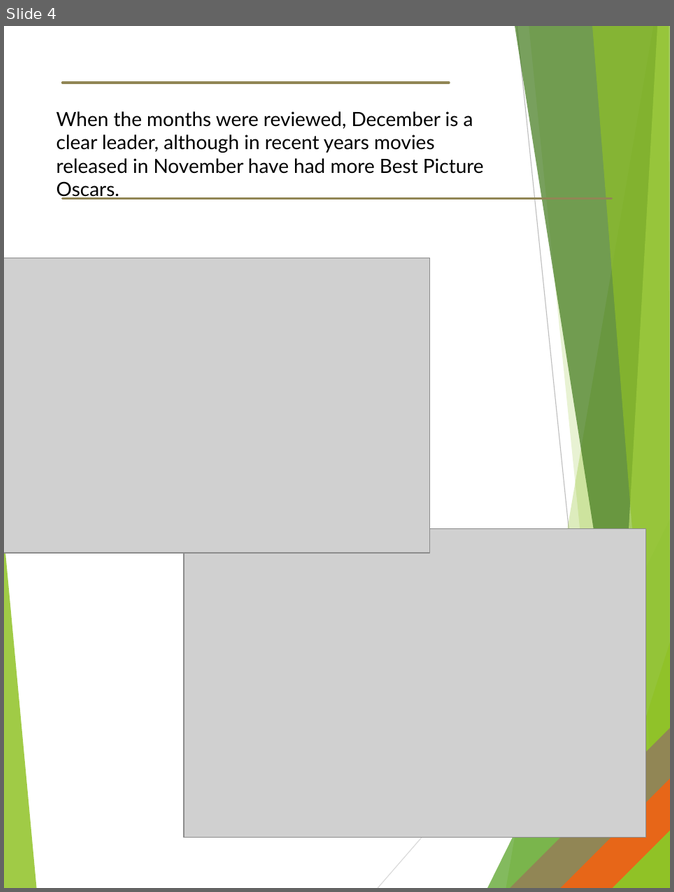
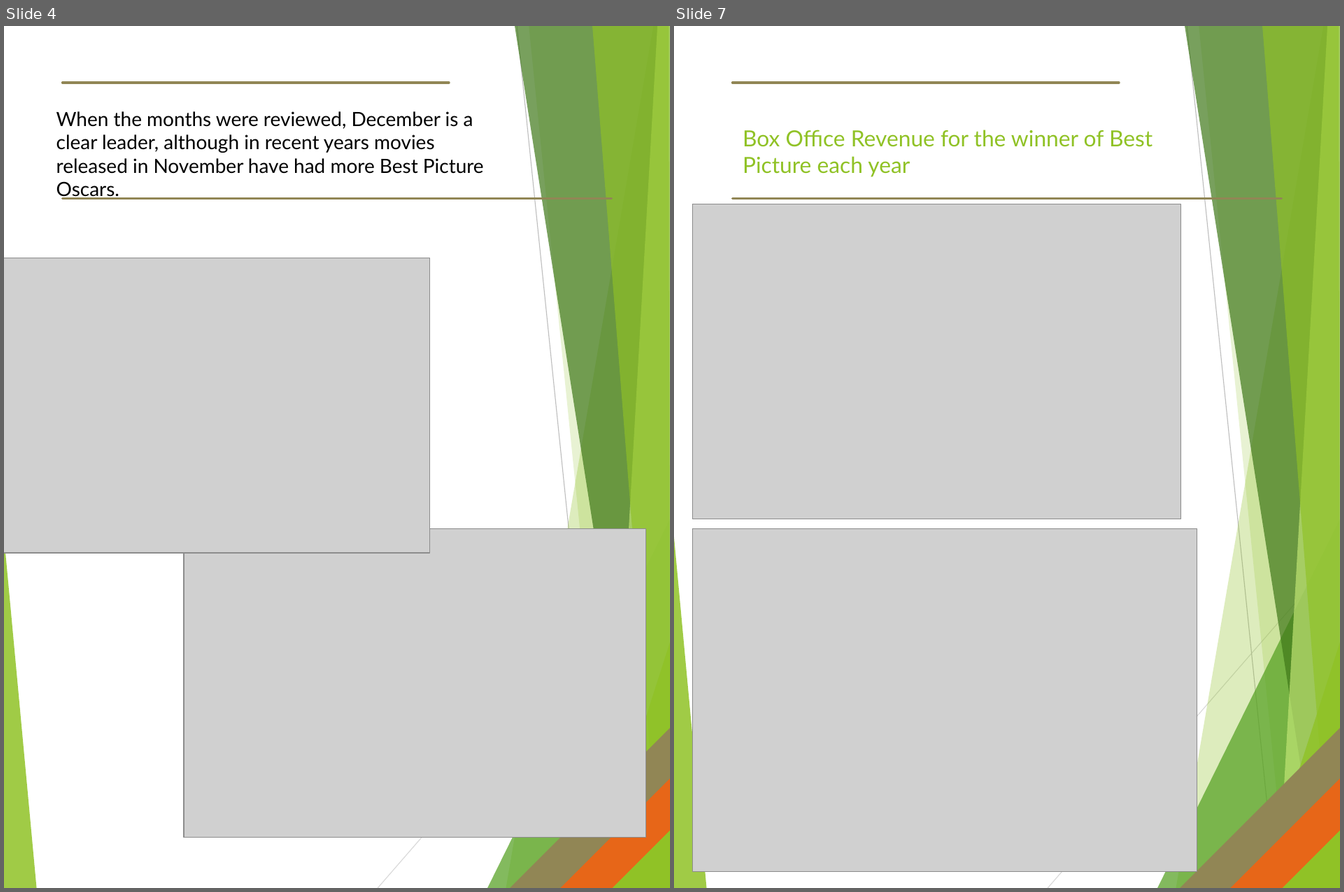
Before and after one commit to newton1021/project1, a slide deck: ANALYZING THE OSCARS.pptx. Shown side by side, each under a label of ours: slide 4 before the commit, slides 4 and 7 after it; the slides between them are not shown. The pictures are 674x892 and 1344x892 pixels, drawn with LibreOffice and Linux fonts; fonts in the diff are those of the drawing; grey boxes stand for pictures. Boxes give left, top, right and bottom in pixels: in the first picture for what was removed or moved away, otherwise in the second. Text is boxed around its words. In the diff, an @@ line names an element or a change of style, - is before the commit and + after.

```diff
--- a/ANALYZING THE OSCARS.pptx
+++ b/ANALYZING THE OSCARS.pptx
@@ slide 7 added at <box>674,26,1340,888</box>, background #FFFFFF; not listed: 15 template elements that a slide beside it also shows @@
@@ text added at <box>743,130,1153,177</box>, 20.4 pt, text #90C226 @@
+Box Office Revenue for the winner of Best Picture each year
@@ picture added at <box>692,204,1181,519</box> @@
@@ picture added at <box>692,529,1197,872</box> @@
```
Also in this commit, not shown: 3 other slides added, 3 other files.
